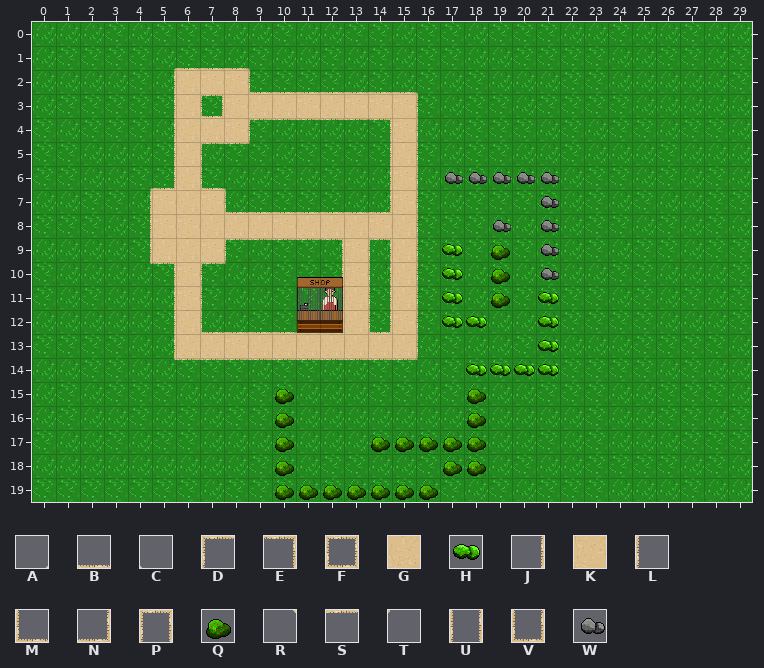
An edit to a level. Tiled map, tiled/human.tmx. Above is the file before it was changed.
Cells are 32x32 px. Shown: x 0..29, y 0..19.
Key: from "human": A 2, B 3, C 4, D 5, E 6, F 7, G 8, H 11, J 13, K 14, L 15, M 16, N 17, P 18, Q 23, R 24, S 25, T 26, U 28, V 30, W 33.
_ is an empty cell.
Layers that did not change in this view are not listed.
Layer "Road" before, first column x 0:
 0 ______________________________
 1 _____ABBBC____________________
 2 _____JGKKMBBBBBBC_____________
 3 _____JGFKGGKGKKKL_____________
 4 _____JGGKDSSSSEKL_____________
 5 _____JGDST____JGL_____________
 6 ____ANGMC_____JKL_____________
 7 ____JKGKMBBBBBNKL_____________
 8 ____JKKGGGKGGGKGL_____________
 9 ____JGGKDSSSEKPGL_____________
10 ____REKDT___JKUGL_____________
11 _____JKL____JGUGL_____________
12 _____JGMBBBBNGVKL_____________
13 _____JGGKGGGGGGGL_____________
14 _____RSSSSSSSSSST_____________
15 ______________________________
16 ______________________________
17 ______________________________
18 ______________________________
19 ______________________________
Layer "Obstacles" before, first column x 0:
 0 ______________________________
 1 ______________________________
 2 ______________________________
 3 ______________________________
 4 ______________________________
 5 ______________________________
 6 _________________WWWWW________
 7 _____________________W________
 8 ___________________W_W________
 9 _________________H_Q_W________
10 _________________H_Q_W________
11 _________________H_Q_H________
12 _________________HH__H________
13 _____________________H________
14 __________________HHHH________
15 __________Q_______Q___________
16 __________Q_______Q___________
17 __________Q___QQQQQ___________
18 __________Q______QQ___________
19 __________QQQQQQQ_____________
Now the later version:
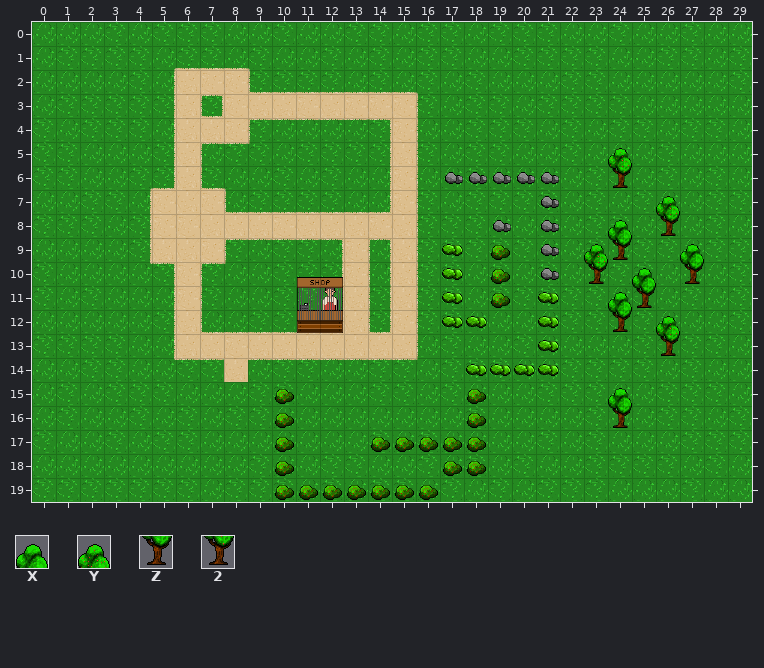
Further tiles: from "human": X 49, Y 50, Z 60, 2 61.
What changed:
Changed rows in their new state; . is an unchanged cell.
Layer "Road":
first column x 8:
14 G
Layer "Obstacles":
first column x 23:
 5 .Y...
 6 .2...
 7 ...Y.
 8 .X.2.
 9 YZ..X
10 2.X.Z
11 .XZ..
12 .Z.Y.
13 ...2.
15 .X...
16 .Z...
